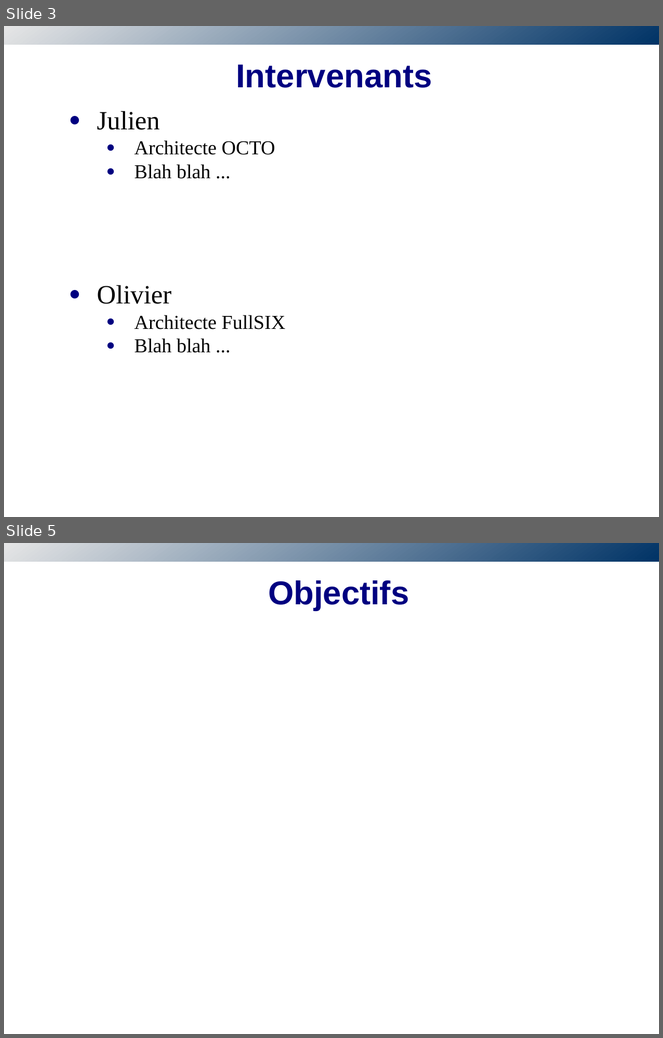
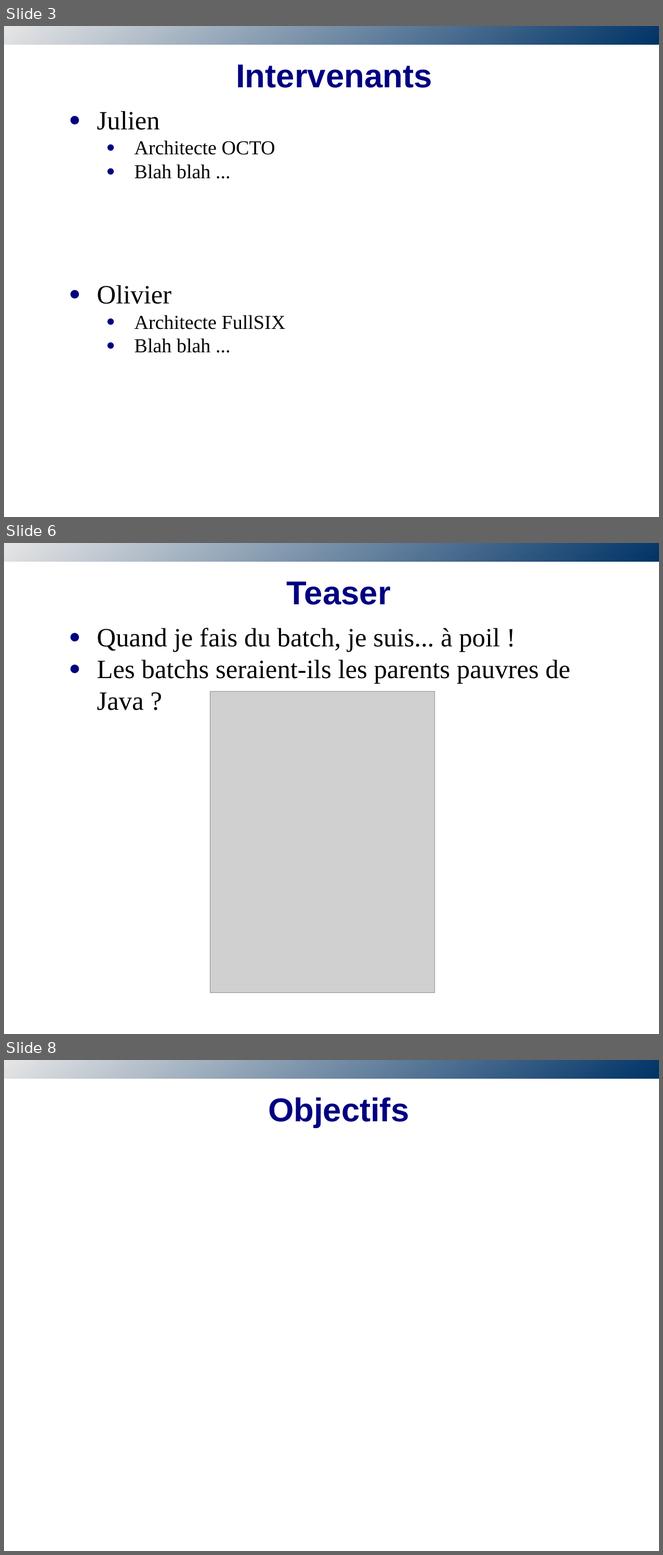
Before and after one commit to obazoud/spring-batch-sug, a slide deck: presentation/SUG-SpringBatch.odp. Shown one above the other, each under a label of ours: slides 3 and 5 before the commit, slides 3, 6 and 8 after it; the slides between them are not shown. The pictures are 663x1038 and 663x1555 pixels, drawn with LibreOffice and Linux fonts; fonts in the diff are those of the drawing; grey boxes stand for pictures; background and template pictures are left out. Boxes give left, top, right and bottom in pixels: in the first picture for what was removed or moved away, otherwise in the second. Text is boxed around its words. In the diff, an @@ line names an element or a change of style, - is before the commit and + after.

Commit message:
Add teaser

```diff
--- a/presentation/SUG-SpringBatch.odp
+++ b/presentation/SUG-SpringBatch.odp
@@ slide 6 added at box(4, 543, 659, 1034), background #FFFFFF; not listed: 1 template element that a slide beside it also shows @@
@@ title added at box(287, 581, 391, 605), 40 pt, text #000080, bold @@
+Teaser
@@ text added at box(97, 628, 571, 710), 32 pt, text #000000 @@
+● Quand je fais du batch, je suis... à poil !
+● Les batchs seraient-ils les parents pauvres de Java ?
@@ picture added at box(210, 692, 435, 993) @@
@@ what was slide 5 is now slide 8 @@
```
Also in this commit, not shown: 3 other slides added, 1 slide removed.
